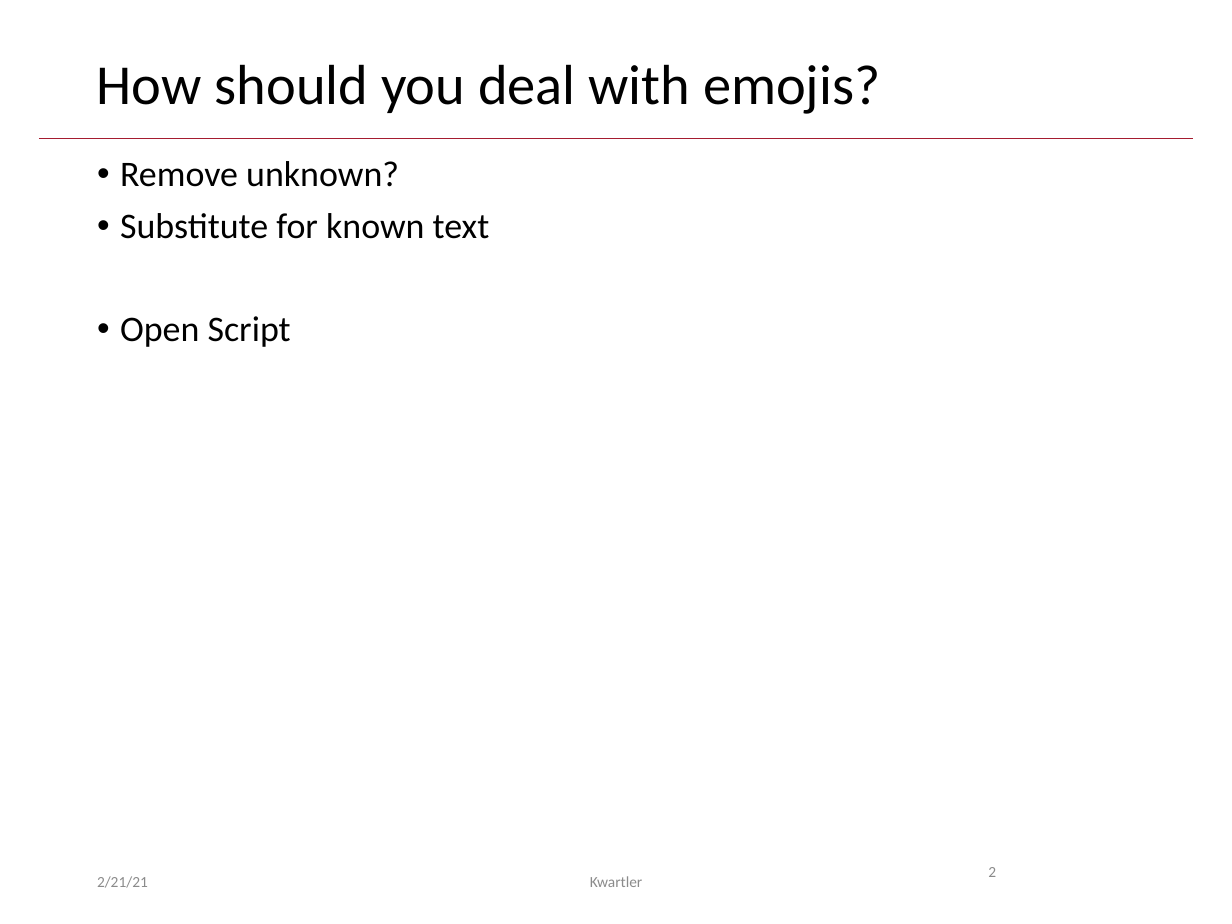
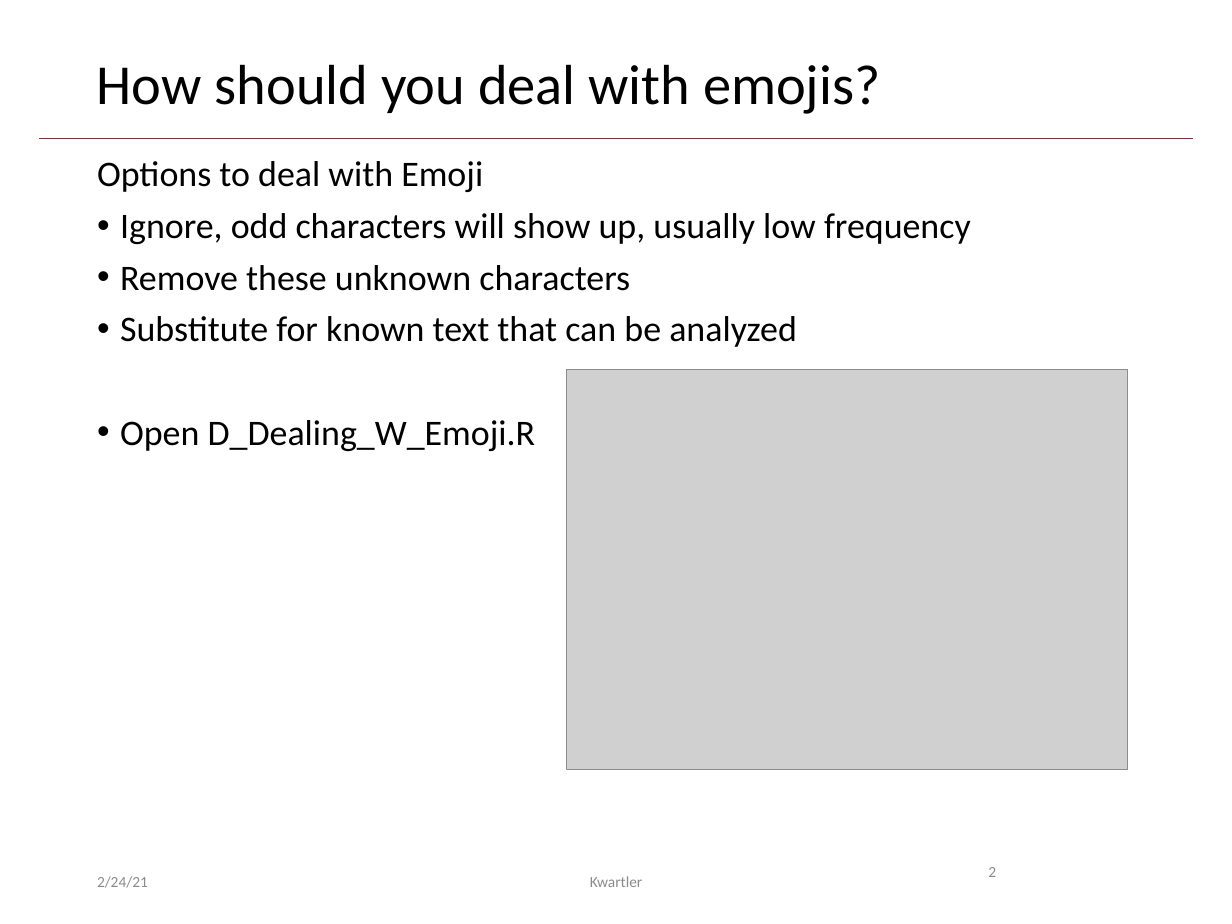
Before and after one commit to kwartler/Harvard_NLP_Student, a slide deck: slide 2 of lessons/E_Polarization_Sentiment/tidy sentiment.pptx. Drawn at 1232x924 pixels with LibreOffice and Linux fonts; fonts in the diff are those of the drawing; grey boxes stand for pictures; background and template pictures are left out. Boxes give left, top, right and bottom in pixels: in the first picture for what was removed or moved away, otherwise in the second. Text is boxed around its words. In the diff, an @@ line names an element or a change of style, - is before the commit and + after.

```diff
--- a/lessons/E_Polarization_Sentiment/tidy sentiment.pptx
+++ b/lessons/E_Polarization_Sentiment/tidy sentiment.pptx
@@ text at bbox=[97, 161, 971, 451]: text changed @@
-• Remove unknown?
-• Substitute for known text
-• Open Script
+Options to deal with Emoji
+• Ignore, odd characters will show up, usually low frequency
+• Remove these unknown characters
+• Substitute for known text that can be analyzed
+• Open D_Dealing_W_Emoji.R
@@ picture added at bbox=[567, 370, 1127, 770] @@
@@ text at bbox=[97, 876, 148, 888]: text changed @@
-2/21/21
+2/24/21
```
Also in this commit, not shown: 12 other slides changed, 2 slides added, 2 slides removed, 5 other files.
